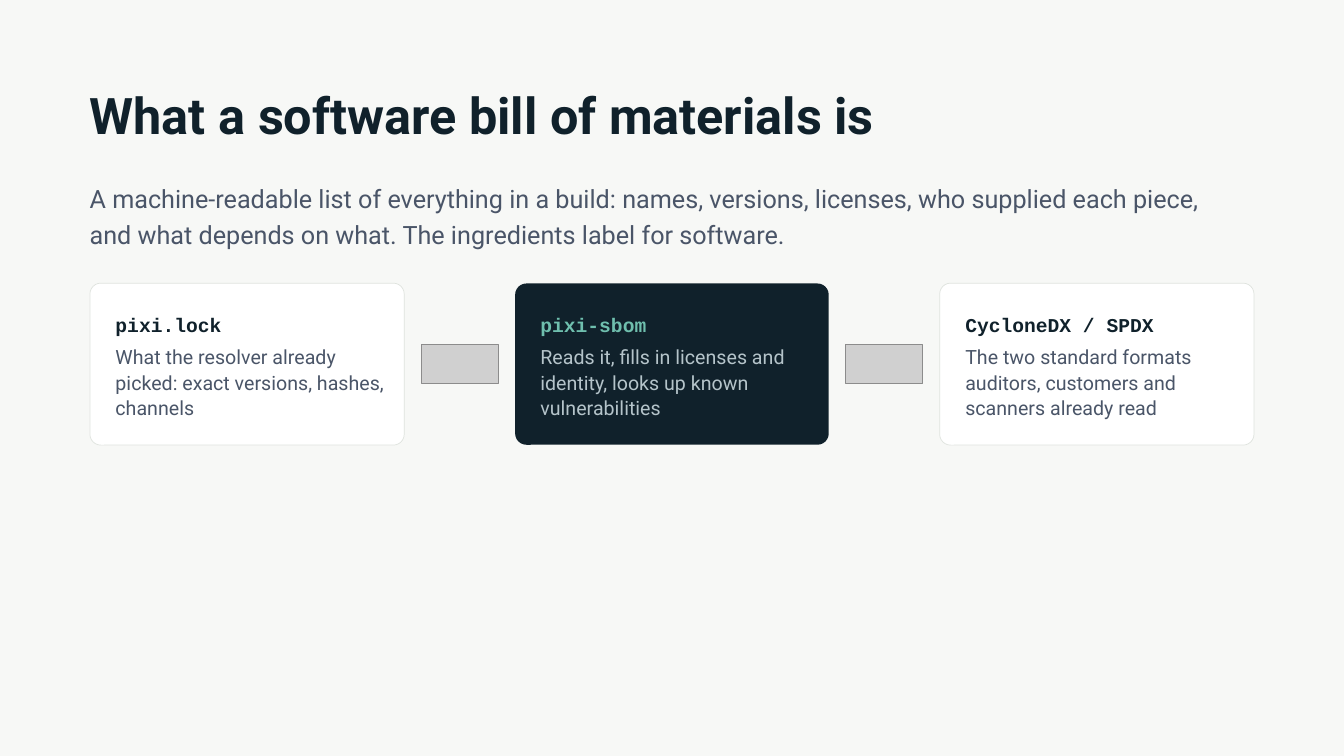
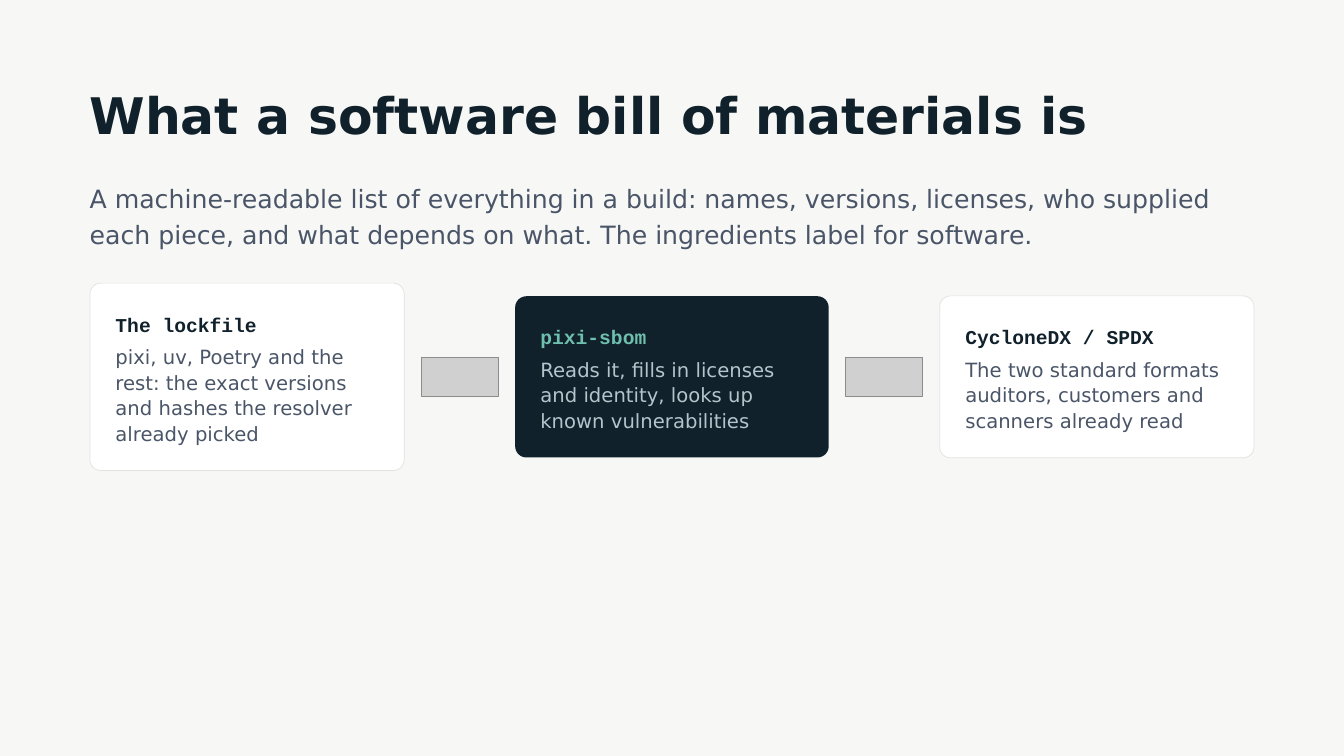
Before and after one commit to aesir-oss/pixi-sbom, a slide deck: slide 3 of docs/presentations/engineering-management/pixi-sbom-engineering.pptx. Drawn at 1344x756 pixels with LibreOffice and Linux fonts; fonts in the diff are those of the drawing; grey boxes stand for pictures. Boxes give left, top, right and bottom in pixels: in the first picture for what was removed or moved away, otherwise in the second. Text is boxed around its words. In the diff, an @@ line names an element or a change of style, - is before the commit and + after.

```diff
--- a/docs/presentations/engineering-management/pixi-sbom-engineering.pptx
+++ b/docs/presentations/engineering-management/pixi-sbom-engineering.pptx
@@ font Roboto to DejaVu Sans in 4 elements at [90,189,1209,250], [540,362,775,429], [965,362,1219,432], [90,95,1088,135] @@
@@ rounded rectangle: place and size @@
-rounded rectangle at [90,283,404,446]
+rounded rectangle at [90,283,404,471]
@@ rounded rectangle at [90,283,404,471]: proportions changed @@
@@ 4 texts, 2 rounded rectangles: place and size @@
-4 texts, 2 rounded rectangles at [515,283,1254,446]
+4 texts, 2 rounded rectangles at [515,296,1254,459]
@@ text at [115,318,257,333]: text changed @@
-pixi.lock
+The lockfile
@@ text at [115,349,352,445]: text changed; font Roboto to DejaVu Sans @@
-What the resolver already picked: exact versions, hashes, channels
+pixi, uv, Poetry and the rest: the exact versions and hashes the resolver already picked
@@ picture: place and size @@
-picture at [421,345,498,384]
+picture at [421,357,498,396]
@@ picture: place and size @@
-picture at [846,345,923,384]
+picture at [846,357,923,396]
```
Also in this commit, not shown: 10 other slides changed, 1 slide added, 1 slide removed, 16 other files.
